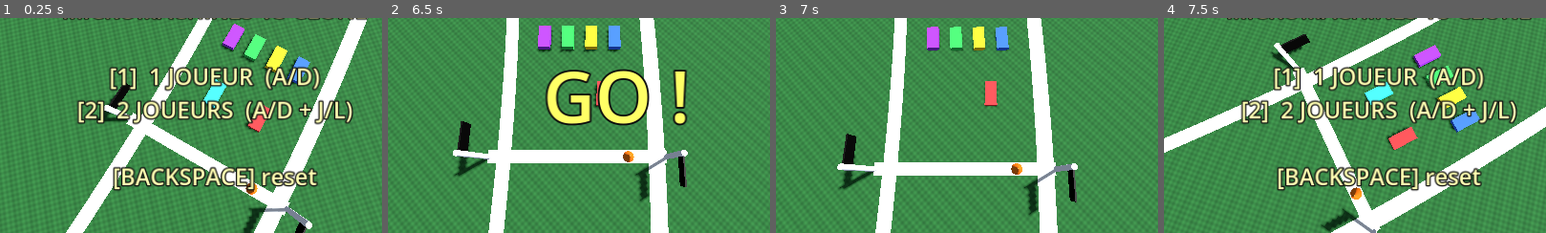
Above: before the commit, frames 1-4 (left to right).
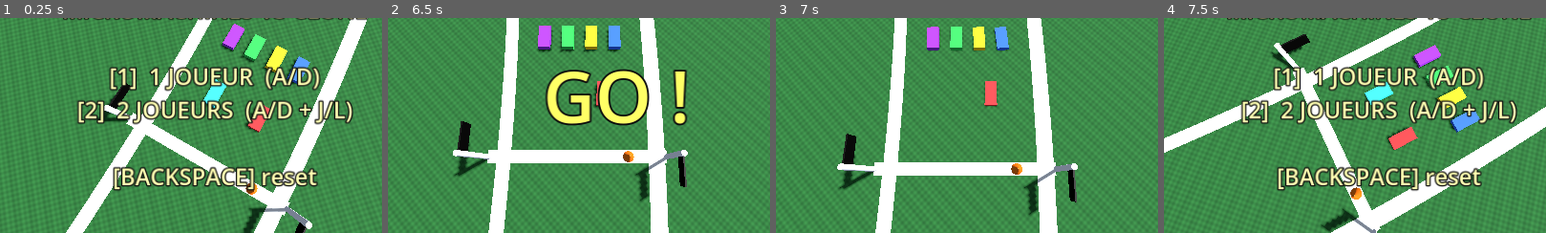
Above: after the commit, the same moments.

Repository: Naskaus/micromachines-v3-clone
Game: Godot game, scene res://scenes/Main.tscn
Same seed, same stepped clock (60 frames per second), same inputs: the game is played once before the commit and once after it.
Inputs:
- Up to frame 1 (0.25 s): no input
- Up to frame 2 (6.5 s): tap Enter at 0.5, 4.35 s; tap R at 0.6, 5.85 s; hold S 1.28-2.03 s; tap T at 1.35 s; tap Backspace at 2.1 s; tap 1 at 2.85 s; hold S 3.53-5.78 s; tap 2 at 3.6 s; tap Keypad Enter at 5.1 s; tap Space at 5.75 s
- Up to frame 3 (7 s): tap Enter at 6.5 s; tap T at 6.6 s
- Up to frame 4 (7.5 s): tap Backspace at 7.35 s
The pictures show only the part of the screen within x 22-72%, y 32-82%; the shares and areas given below are measured in that part.

Frames 1-2 are identical in both runs. In frame 3, less than 0.1% of the frame differs, in the area x 39-61%, y 4-16%; in frame 4, nothing differs.

Commit message:
v0.9.1: bot driving_imperfection — wobble, drift, mistakes
- @export driving_imperfection on bot_car.gd (0 = perfect, 0.5 = drunk)
- Sinusoidal noise added to centerline_steer each frame:
  noise = sin(t*1.7 + phase)*0.65 + sin(t*0.43 + phase*1.7)*0.45
- _noise_phase randomized per bot in _ready so each has its own wobble cycle
- Higher imperfection → bot occasionally exceeds drift threshold even on straights → smoke triggers + speed loss + visible "human" personality
- Per-bot personalities: Bot1 0.25 (steady), Bot2 0.20 (smooth), Bot3 0.40 (wobbly — the green one is now the worst driver), Bot4 0.15 (most skilled)

Co-Authored-By: Claude Opus 4.7 (1M context) <noreply@anthropic.com>

Diff:
--- a/src/scenes/Main.tscn
+++ b/src/scenes/Main.tscn
@@ -42,6 +42,7 @@
 skill = 0.97
 player_path = NodePath("../P1_Red")
 racing_line_offset = 3.0
+driving_imperfection = 0.25
 
 [node name="Bot2_Yellow" parent="." instance=ExtResource("3_bot")]
 transform = Transform3D(0, 0, -1, 0, 1, 0, 1, 0, 0, 10, 0.5, 81)
@@ -49,6 +50,7 @@
 skill = 1.00
 player_path = NodePath("../P1_Red")
 racing_line_offset = 1.0
+driving_imperfection = 0.20
 
 [node name="Bot3_Green" parent="." instance=ExtResource("3_bot")]
 transform = Transform3D(0, 0, -1, 0, 1, 0, 1, 0, 0, 10, 0.5, 79)
@@ -56,6 +58,7 @@
 skill = 0.95
 player_path = NodePath("../P1_Red")
 racing_line_offset = -1.0
+driving_imperfection = 0.40
 
 [node name="Bot4_Purple" parent="." instance=ExtResource("3_bot")]
 transform = Transform3D(0, 0, -1, 0, 1, 0, 1, 0, 0, 10, 0.5, 77)
@@ -63,6 +66,7 @@
 skill = 1.03
 player_path = NodePath("../P1_Red")
 racing_line_offset = -3.0
+driving_imperfection = 0.15
 
 [node name="Camera3D" type="Camera3D" parent="."]
 transform = Transform3D(1, 0, 0, 0, 0.258819, 0.965926, 0, -0.965926, 0.258819, 5, 22, 86)
--- a/src/scripts/bot_car.gd
+++ b/src/scripts/bot_car.gd
@@ -12,6 +12,7 @@
 @export var skill: float = 1.0  # 0.5 = sluggish, 1.5 = aggressive (multiplies top speed)
 @export var player_path: NodePath  # set in Main.tscn — used for rubber-banding
 @export var racing_line_offset: float = 0.0  # m perpendicular to centerline (- inner, + outer)
+@export var driving_imperfection: float = 0.25  # 0 = perfect line, 0.5 = drunk — adds steer noise → triggers drift, smoke, mistakes
 
 # Same physics baseline as player (BASELINE V0.3 — slow ramp + steer drag + better drift)
 const TOP_SPEED := 42.0
@@ -56,6 +57,9 @@
 var _smoke_left: CPUParticles3D
 var _smoke_right: CPUParticles3D
 var _boost_trail: CPUParticles3D
+
+# Driving imperfection (wobble noise — unique per bot)
+var _noise_phase: float = 0.0
 
 
 func _make_smoke_emitter(local_offset: Vector3) -> CPUParticles3D:
@@ -162,6 +166,7 @@
 	angular_damp = 4.0
 	_base_top_speed = TOP_SPEED * skill
 	_bot_top_speed = _base_top_speed
+	_noise_phase = randf_range(0.0, TAU)  # unique wobble cycle per bot
 	if player_path and not player_path.is_empty():
 		_player = get_node_or_null(player_path) as Node3D
 
@@ -261,7 +266,14 @@
 				avoid_steer = -sign(hit_cross) * 0.9
 			avoid_active = true
 
-	# 9. Combine steer
+	# 9. Driving imperfection — sinusoidal wobble unique per bot
+	# Pushes steer past the drift threshold occasionally so bots aren't perfect line-runners
+	if driving_imperfection > 0.001:
+		var t_now: float = Time.get_ticks_msec() / 1000.0
+		var noise: float = sin(t_now * 1.7 + _noise_phase) * 0.65 + sin(t_now * 0.43 + _noise_phase * 1.7) * 0.45
+		centerline_steer += noise * driving_imperfection
+
+	# 10. Combine steer
 	var steer_input: float
 	if avoid_active:
 		steer_input = lerp(centerline_steer, avoid_steer, AVOID_STEER_BLEND)
